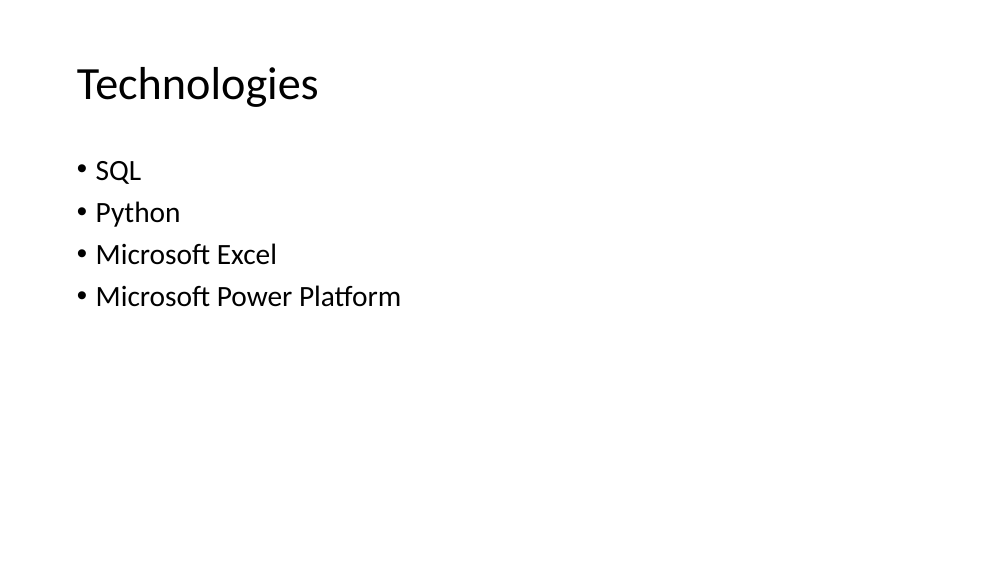
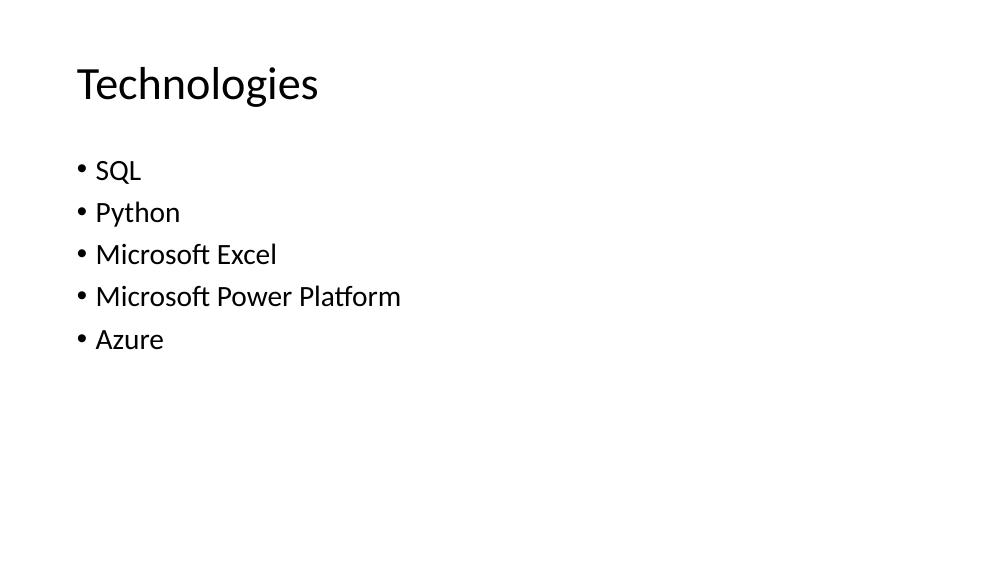
Before and after one commit to hekaplex/2021_04_DSI_WDX2, a slide deck: slide 4 of Rogers James/Repayment Analysis.pptx. Drawn at 1008x567 pixels with LibreOffice and Linux fonts; fonts in the diff are those of the drawing. Boxes give left, top, right and bottom in pixels: in the first picture for what was removed or moved away, otherwise in the second. Text is boxed around its words. In the diff, an @@ line names an element or a change of style, - is before the commit and + after.

```diff
--- a/Rogers James/Repayment Analysis.pptx
+++ b/Rogers James/Repayment Analysis.pptx
@@ text at box(96, 330, 164, 350): paragraph added @@
+• Azure
```
Also in this commit, not shown: 1 other slide changed.
